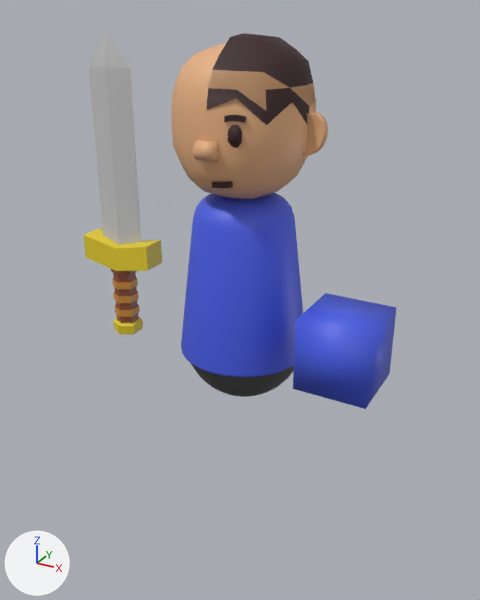
The glTF model public/models/mii-sword.glb: old version first, new version second.
Before and after are seen from a camera (50 mm lens) standing at (1.48, -2.69, 1.89) and looking at (-0.04, 0.07, 0.51). Arrows for +X, +Y and +Z are at lower left; the lights stay in place. Where no turn or scale is listed for an object, it has been applied to the vertices. Vertices at the same position are counted once.

Objects in the first picture: 'ear', 'eye', 'eyebrows', 'eyebrows.001', 'hair', 'hand', 'head', 'nose', '円', '球', '立方体'.
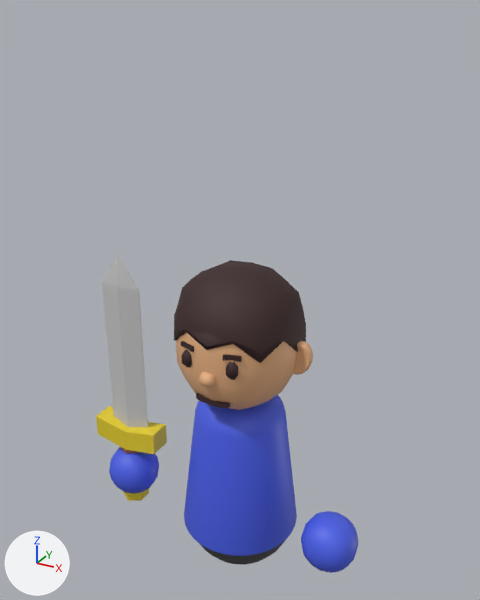
The change, as a diff of the scene's bpy script:
```diff
--- a/public/models/mii-sword.glb.py
+++ b/public/models/mii-sword.glb.py
@@ me_円 @@
 # used by ob_円; location = (-0.012, 0.057, 1.08)
-me_円.from_pydata(...)  # 288 vertices, 572 faces; spans x -0.33..0.33, y -0.33..0.33, z -0.825..0.0
+me_円.from_pydata(...)  # 2519 vertices, 4934 faces; spans x -0.825..0.761, y -0.369..0.33, z -1.075..0.734
+# me_円 part 1: 2231 vertices added at x -0.825..0.761, y -0.369..0.329, z -1.075..0.734
 me_円.materials.append(mat_マテリアル_001)
+me_円.materials.append(mat_マテリアル_005)  # orange #d79337
+me_円.materials.append(mat_マテリアル_006)  # brown #95563a
+me_円.materials.append(mat_マテリアル_007)  # yellow #e7cf2a
+me_円.materials.append(mat_マテリアル_008)  # light grey #c9c9c9
+me_円.materials.append(mat_skin)  # beige #e7b182
+me_円.materials.append(mat_brown)  # brown #3a2122
+me_円.materials.append(mat_マテリアル)  # dark grey #484848
@@ ob_hand @@
-ob_hand = bpy.data.objects.new('hand', me_立方体_007)
-ob_hand.location = (0.605, -0.121, 0.485)
@@ ob_head @@
-ob_head = bpy.data.objects.new('head', me_立方体_008)
-ob_head.location = (-0.01, 0.05, 1.417)
@@ ob_eye @@
-ob_eye = bpy.data.objects.new('eye', me_立方体_009)
-ob_eye.location = (-0.061, -0.743, 1.28)
@@ ob_eyebrows @@
-ob_eyebrows = bpy.data.objects.new('eyebrows', me_立方体_010)
-ob_eyebrows.location = (0.113, -0.251, 1.47)
@@ ob_nose @@
-ob_nose = bpy.data.objects.new('nose', me_立方体_011)
-ob_nose.location = (-0.01, -0.281, 1.362)
@@ ob_ear @@
-ob_ear = bpy.data.objects.new('ear', me_円柱)
-ob_ear.location = (0.317, 0.048, 1.389)
@@ ob_hair @@
-ob_hair = bpy.data.objects.new('hair', me_立方体_013)
-ob_hair.location = (-0.01, 0.05, 1.417)
@@ ob_eyebrows_001 @@
-ob_eyebrows_001 = bpy.data.objects.new('eyebrows.001', me_立方体_015)
-ob_eyebrows_001.location = (0.034, -0.24, 1.207)
@@ ob_円 @@
 ob_円 = bpy.data.objects.new('円', me_円)
-ob_円.location = (-0.012, 0.057, 1.08)
+ob_円.location = (0.0, 0.0, 0.0)
@@ ob_球 @@
-ob_球 = bpy.data.objects.new('球', me_球)
-ob_球.location = (0.032, 0.057, -0.064)
@@ ob_立方体 @@
-ob_立方体 = bpy.data.objects.new('立方体', me_立方体)
-ob_立方体.location = (-0.636, -0.113, 0.708)
```

Boxes (x1, y1, x2, y2) around the edits, measured in the pictures (480 x 600 px):
'円', reshaped, moved (114% wider, 72% taller)
    before: (181, 192, 303, 377)
    after: (96, 255, 358, 573)
'head', deleted
    before: (172, 44, 316, 199)
'立方体', deleted
    before: (84, 28, 162, 334)
'hand', deleted
    before: (293, 293, 396, 409)
'hair', deleted
    before: (206, 33, 313, 125)
'球', deleted
    before: (191, 363, 294, 397)
'ear', deleted
    before: (302, 112, 328, 156)
'nose', deleted
    before: (192, 140, 218, 162)
'eye', deleted
    before: (228, 124, 242, 148)
'eyebrows', deleted
    before: (224, 115, 246, 123)
'eyebrows.001', deleted
    before: (212, 181, 233, 188)
part 1 of me_円, added
    after: (96, 255, 358, 573)
